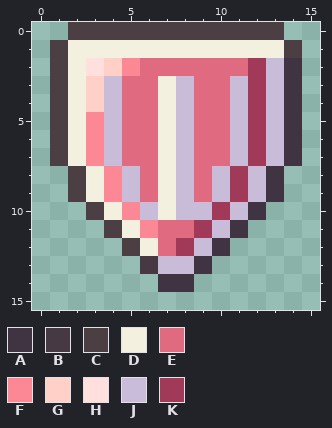
Pixel-art file: resources/gfx/ui/icons/items/abyssal_shell_shield.aseprite. Above, as it was before the edit.
16x16 pixels, 1 frame. Colours within 5 levels of each other are drawn and written as one.
Palette (. is transparent): A #403342  B #463943  C #4c3f44  D #f4f0e0  E #e06a80  F #fd8895  G #ffd0c8  H #ffe0dc  J #c8bcd8  K #a03a58
After:
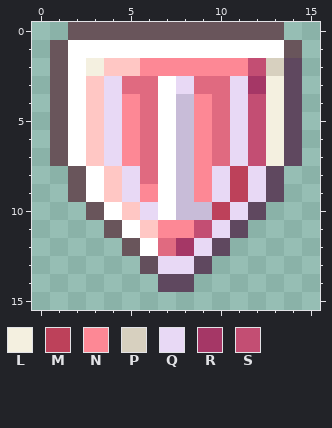
Colours new in this view: L #f4f0e0  M #bd415a  N #fd8895  P #d7d0bf  Q #e8d9f5  R #a53766  S #c34e73
Difference:
@@ palette @@
-A #403342
+A #5f485f
-B #463943
+B #634f5c
-C #4c3f44
+C #69555b
-D #f4f0e0
+D #ffffff
-F #fd8895
+F #ffc7c4
@@ x 0..15 @@
  1 .CDDDDDDDDDDDDC.
- 2 .CDHGFEEEEEEKJA.
- 3 .CDGJEEDJEEJKJA.
- 4 .CDGJEEDJEEJKJA.
- 5 .CDFJEEDJEEJKJA.
- 6 .CDFJEEDJEEJKJA.
- 7 .CDFJEEDJEEJKJA.
- 8 ..CDFJEDJEJKJA..
- 9 ..CDFJEDJEJKJA..
-10 ...CDFJDJJKJA...
-11 ....CDFEEKJA....
-12 .....CDEKJA.....
-13 ......BJJA......
+ 2 .CDLFFNNNNNNSPA.
+ 3 .CDFQEEDQEEQRLA.
+ 4 .CDFQNEDJNEQSLA.
+ 5 .CDFQNEDJNEQSLA.
+ 6 .CDFQNEDJNEQSLA.
+ 7 .CDFQNEDJNEQSLA.
+ 8 ..CDFQEDJNQMQA..
+ 9 ..CDFQNDJNQMQA..
+10 ...CDFQDJJMQA...
+11 ....CDFNNSQA....
+12 .....CDERQA.....
+13 ......BQQA......
 14 .......AA.......
Where, in picture pixels (left, top, right, bottom), the same in both pictures:
changed: (50, 22, 302, 292)
